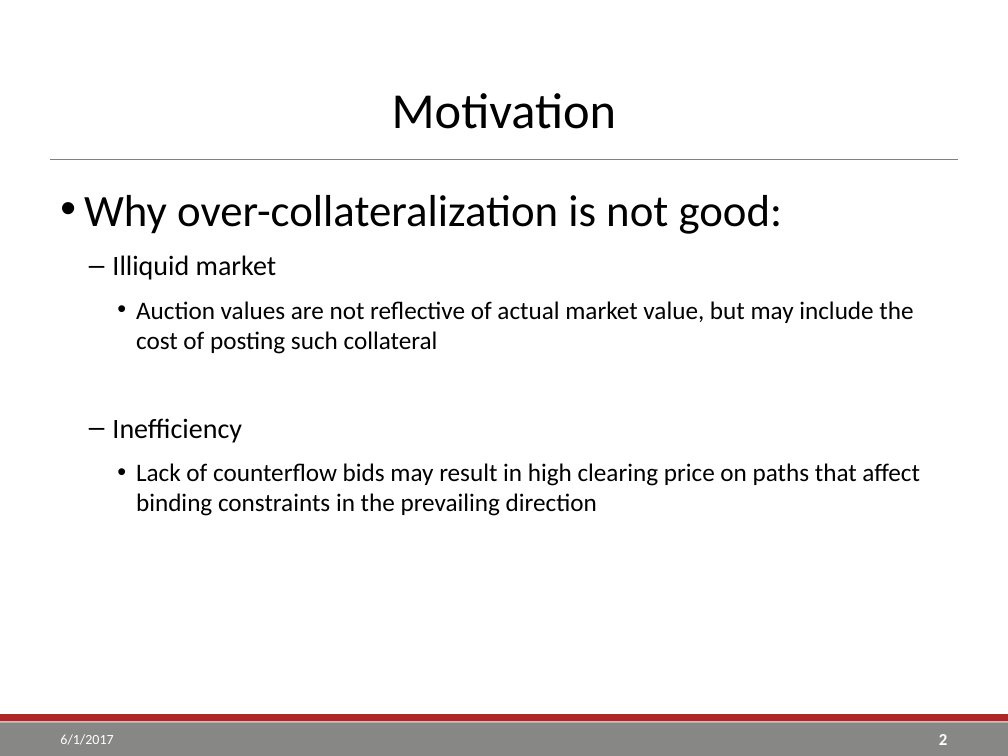
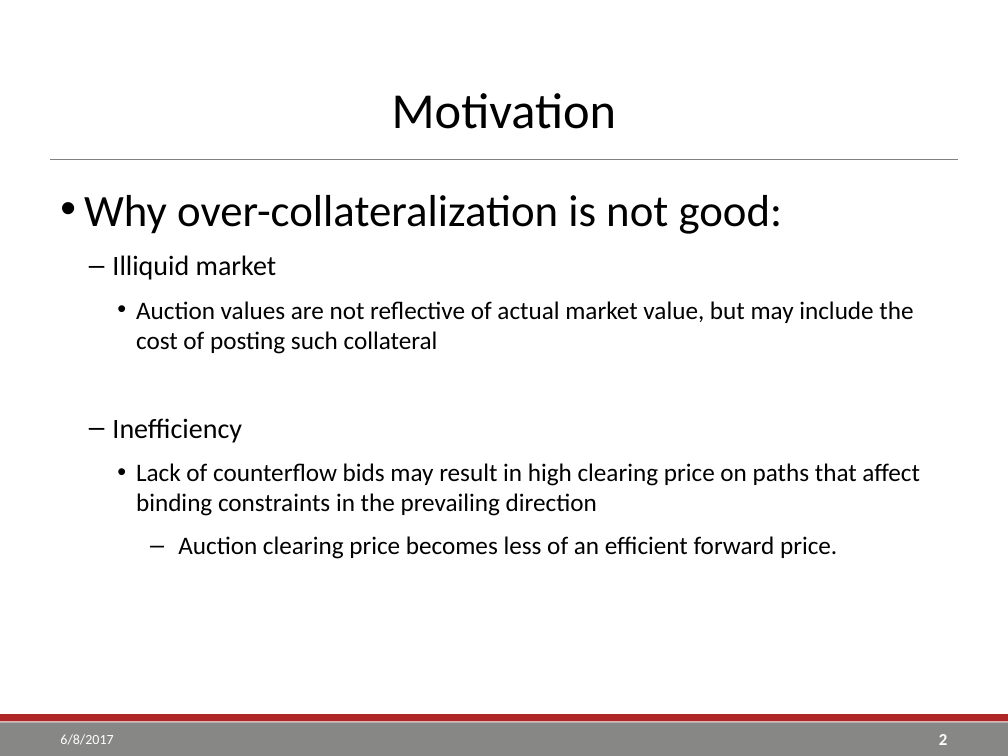
Before and after one commit to go-yohan/sppcredit, a slide deck: slide 2 of ppt/SPP TCR Reference Price Calculation.pptx. Drawn at 1008x756 pixels with LibreOffice and Linux fonts; fonts in the diff are those of the drawing; background and template pictures are left out. Boxes give left, top, right and bottom in pixels: in the first picture for what was removed or moved away, otherwise in the second. Text is boxed around its words. In the diff, an @@ line names an element or a change of style, - is before the commit and + after.

```diff
--- a/ppt/SPP TCR Reference Price Calculation.pptx
+++ b/ppt/SPP TCR Reference Price Calculation.pptx
@@ text at [178,536,837,559]: paragraph added @@
+      – Auction clearing price becomes less of an efficient forward price.
@@ text at [60,734,113,745]: text changed @@
-6/1/2017
+6/8/2017
```
Also in this commit, not shown: 54 other slides changed, 1 slide added, 1 slide removed, 3 other files.
